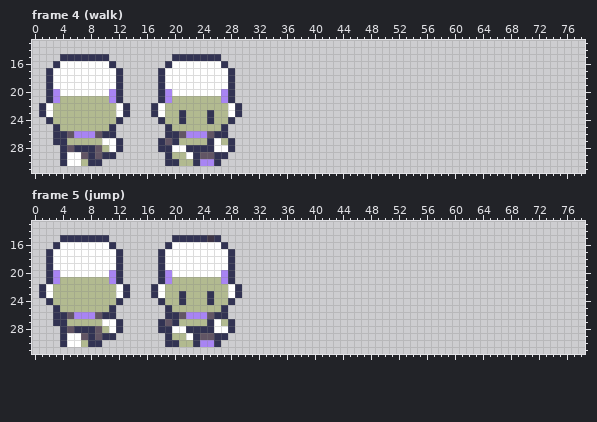
File history of a pixel-art file, Assets/Art/S_Avatar.aseprite. This is how it looked before the edit.
80x32 pixels, 5 frames. Shown: frame 4 (walk): x 0..78, y 13..31; frame 5 (jump): x 0..78, y 13..31. The commit also changed other frames, which this record leaves out.
The result:
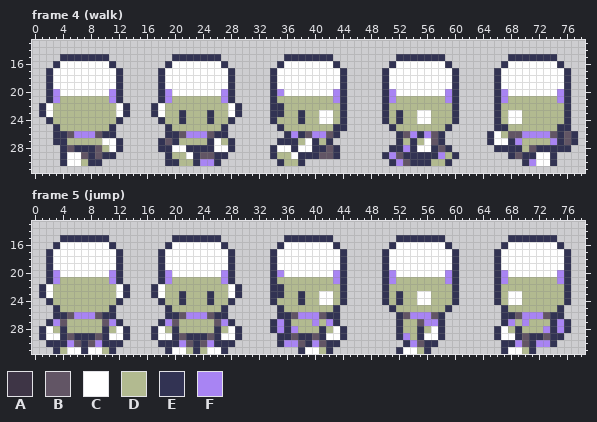
Palette (. is transparent): A #3e3546  B #625565  C #ffffff  D #b2ba90  E #323353  F #a884f3
From the commit log: Add remaining animation stubs for character
Changes in this commit:
Frame 4 (walk):
y 15: x 36..42 ....... -> EEEEEEE; x 52..58 ....... -> EEEEEEE; x 68..74 ....... -> EEEEEEE
y 16: x 35..43 ......... -> ECCCCCCCE; x 51..59 ......... -> ECCCCCCCE; x 67..75 ......... -> ECCCCCCCE
y 17..19: x 34..44 ........... -> ECCCCCCCCCE; x 50..60 ........... -> ECCCCCCCCCE; x 66..76 ........... -> ECCCCCCCCCE
y 20: x 34..44 ........... -> EFCCCCCCCFE; x 50..60 ........... -> EFCCCCCCCFE; x 66..76 ........... -> EFCCCCCCCFE
y 21: x 34..44 ........... -> EDDDDDDDDFE; x 50..60 ........... -> EFDDDDDDDFE; x 66..76 ........... -> EFDDDDDDDFE
y 22: x 34..44 ........... -> EEDDDDDDDDE; x 50..60 ........... -> EDDDDDDDDDE; x 66..76 ........... -> EDDDDDDDDDE
y 23: x 34..44 ........... -> EEDDEDDCCDE; x 50..60 ........... -> EDEDDCCDDDE; x 66..76 ........... -> EDCCDDDDDDE
y 24: x 34..44 ........... -> EDDDEDDCCDE; x 50..60 ........... -> EDEDDCCDDDE; x 66..76 ........... -> EDCCDDDDDDE
y 25: x 35..44 .......... -> EDDDDDDDEE; x 51..59 ......... -> EDDDDDDDE; x 66..76 ........... -> EEDDDDDDDEE
y 26: x 36..43 ........ -> EFEBFFBE; x 52..58 ....... -> EBFEFBE; x 65..77 ............. -> ECDBBFFFFBEBE
y 27: x 35..42 ........ -> EEEDCEDE; x 52..58 ....... -> EDEDCBE; x 65..77 ............. -> ECCEFDDDDFEBE
y 28: x 34..43 .......... -> ECCECCEEBE; x 51..59 ......... -> EEFECCEBE; x 66..76 ........... -> EEEEDBEEEEE
y 29: x 34..43 .......... -> EDDCEEEBBE; x 50..60 ........... -> EFBEEEEEFDE; x 68..74 ....... -> EBEECCE
y 30: x 35..38 .... -> EDDE; x 51..59 ......... -> EFBEEEDDE; x 70..74 ..... -> EFCCE
Frame 5 (jump):
y 15: x 25 A -> E; x 36..42 ....... -> EEEEEEE; x 52..58 ....... -> EEEEEEE; x 68..74 ....... -> EEEEEEE
y 16: x 35..43 ......... -> ECCCCCCCE; x 51..59 ......... -> ECCCCCCCE; x 67..75 ......... -> ECCCCCCCE
y 17..19: x 34..44 ........... -> ECCCCCCCCCE; x 50..60 ........... -> ECCCCCCCCCE; x 66..76 ........... -> ECCCCCCCCCE
y 20: x 34..44 ........... -> EFCCCCCCCFE; x 50..60 ........... -> EFCCCCCCCFE; x 66..76 ........... -> EFCCCCCCCFE
y 21: x 34..44 ........... -> EDDDDDDDDFE; x 50..60 ........... -> EFDDDDDDDFE; x 66..76 ........... -> EFDDDDDDDFE
y 22: x 34..44 ........... -> EEDDDDDDDDE; x 50..60 ........... -> EDDDDDDDDDE; x 66..76 ........... -> EDDDDDDDDDE
y 23: x 34..44 ........... -> EEDDEDDCCDE; x 50..60 ........... -> EDEDDCCDDDE; x 66..76 ........... -> EDCCDDDDDDE
y 24: x 34..44 ........... -> EDDDEDDCCDE; x 50..60 ........... -> EDEDDCCDDDE; x 66..76 ........... -> EDCCDDDDDDE
y 25: x 35..43 ......... -> EDDDDDDDE; x 51..59 ......... -> EDDDDDDDE; x 67..75 ......... -> EDDDDDDDE
y 26: x 35..43 ......... -> EEBFFFBEE; x 52..58 ....... -> EBFFFBE; x 67..75 ......... -> EEBFFFBEE
y 27: x 2..4 .EE -> EFB; x 10..11 CC -> BF; x 19..20 BE -> FB; x 25..27 ECD -> DBF; x 34..43 .......... -> EFEDDDFDFE; x 52..58 ....... -> EDDBFFE; x 67..76 .......... -> EFDFDDDEFE
y 28: x 1..3 ... -> ECD; x 5..13 BEEEBDCE. -> DDDDDEDCE; x 17..29 .EECCEEEECCE. -> ECDEDDDDDEDCE; x 34..44 ........... -> EFEFDDDEDCE; x 52..58 ....... -> EDDEDCE; x 66..76 ........... -> ECDEDDDFEFE
y 29: x 1..3 ... -> ECC; x 5..7 CCB -> BEE; x 11..13 E.. -> CCE; x 17..22 ..EDDC -> ECCEBE; x 24 B -> E; x 27..29 E.. -> CCE; x 35..44 .......... -> EEBEEBECCE; x 52..58 ....... -> EFDECCE; x 66..75 .......... -> ECCEBEEBEE
y 30: x 2..3 .. -> EE; x 5..12 CCDEE... -> FBEBFEEE; x 18 . -> E; x 21..22 DD -> FB; x 24 F -> B; x 27..28 .. -> EE; x 35..43 ......... -> EFFBEFBEE; x 53..57 ..... -> EFBEE; x 67..74 ........ -> EEFBEFFE
y 31: x 3..11 ......... -> EDCCECCDE; x 19..27 ......... -> ECCDEDCCE; x 38..42 ..... -> ECCDE; x 52..56 ..... -> ECCDE; x 67..71 ..... -> ECCDE
Boxes around the changes in both pictures, in picture pixels (x1, y1, x2, y2):
added: (270, 54, 347, 166)
added: (382, 54, 578, 166)
changed: (207, 235, 214, 242)
added: (270, 235, 347, 354)
added: (382, 235, 459, 354)
added: (494, 235, 571, 354)
changed: (39, 319, 242, 354)
